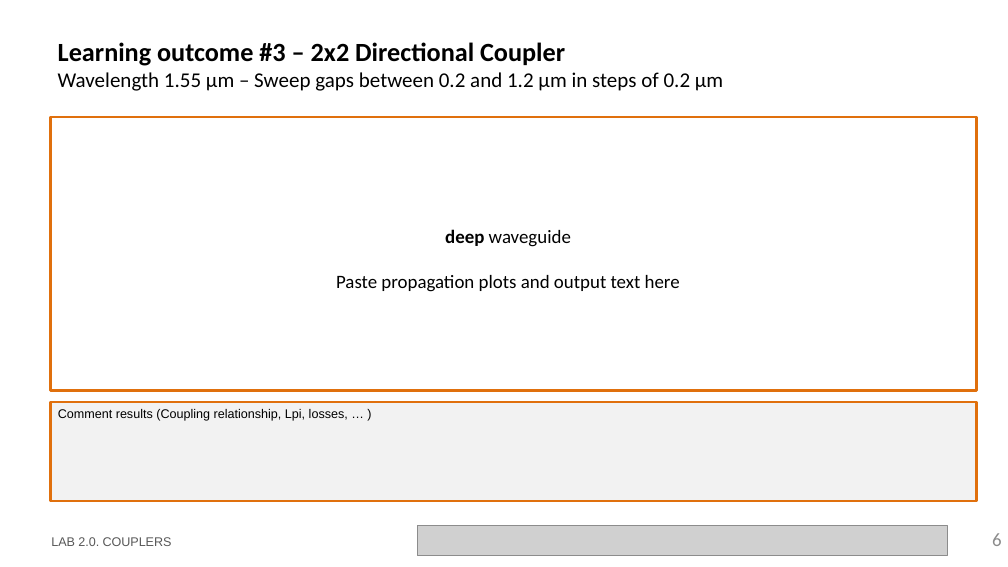
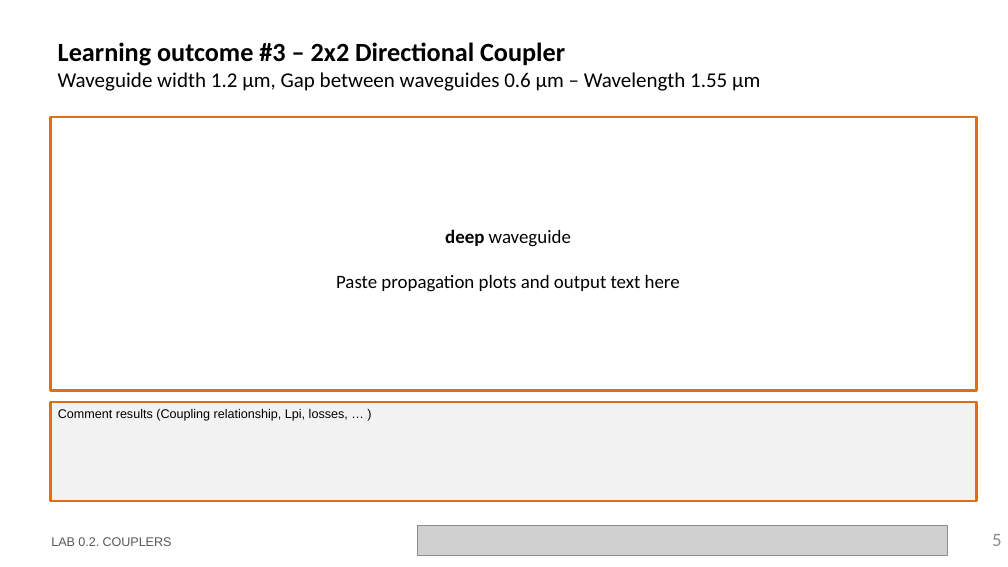
Before and after one commit to cccanvas-upv/ipsp-lab2, a slide deck: slide 5 of LabBook_20.pptx (slide 6 before the commit). Drawn at 1008x567 pixels with LibreOffice and Linux fonts; fonts in the diff are those of the drawing; grey boxes stand for pictures; background and template pictures are left out. Boxes give left, top, right and bottom in pixels: in the first picture for what was removed or moved away, otherwise in the second. Text is boxed around its words. In the diff, an @@ line names an element or a change of style, - is before the commit and + after.

```diff
--- a/LabBook_20.pptx
+++ b/LabBook_20.pptx
@@ title at bbox=[58, 42, 760, 91]: text changed @@
-Learning outcome #3 – 2x2 Directional Coupler
-Wavelength 1.55 µm – Sweep gaps between 0.2 and 1.2 µm in steps of 0.2 µm
+Learning outcome #3 – 2x2 Directional Coupler
+Waveguide width 1.2 µm, Gap between waveguides 0.6 µm – Wavelength 1.55 µm
@@ text at bbox=[51, 537, 172, 546]: text changed @@
-LAB 2.0. COUPLERS
+LAB 0.2. COUPLERS
@@ page number at bbox=[992, 534, 1002, 546]: text changed @@
-6
+5
```
Also in this commit, not shown: 7 other slides changed, 9 slides removed, 3 other files.
